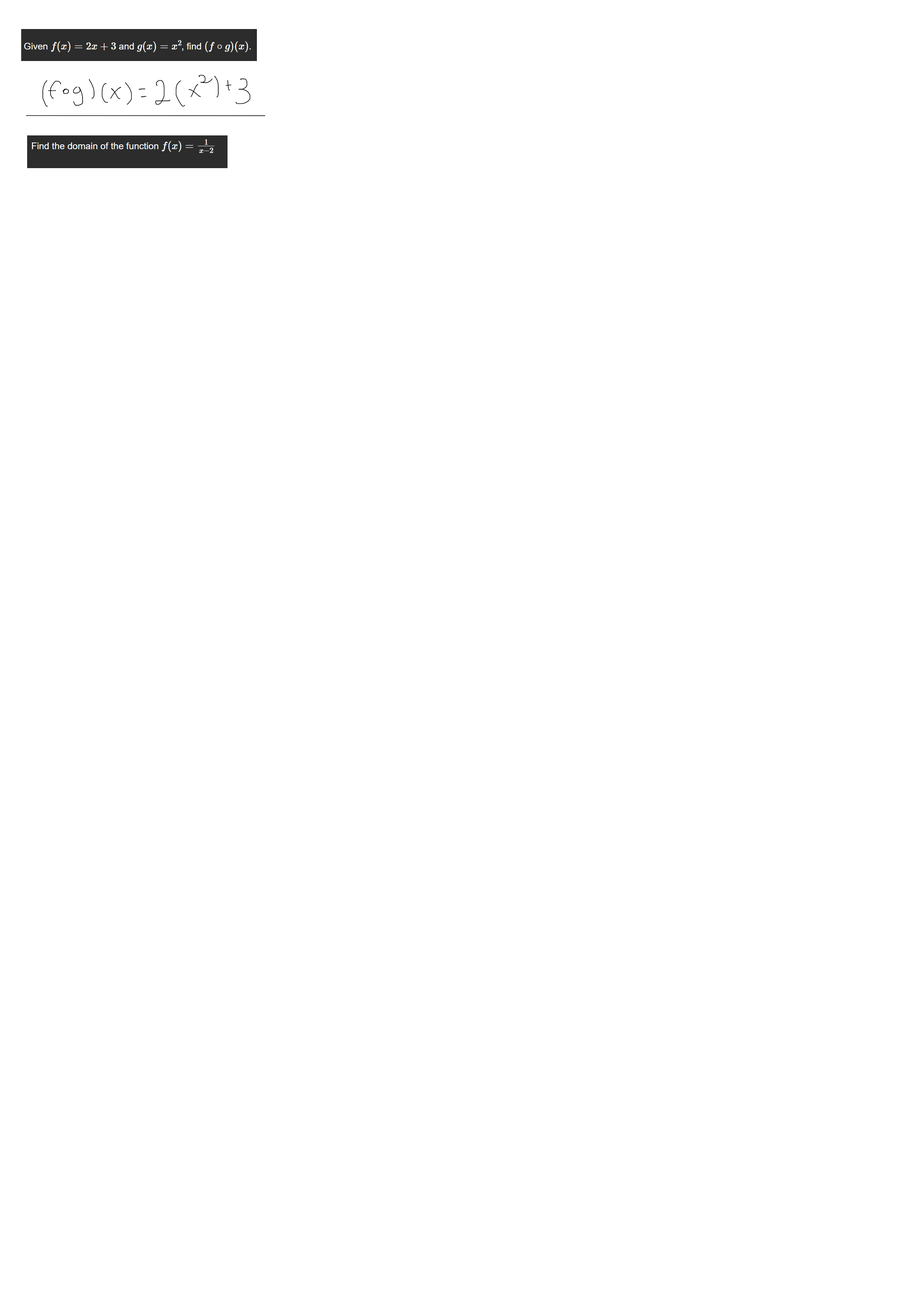
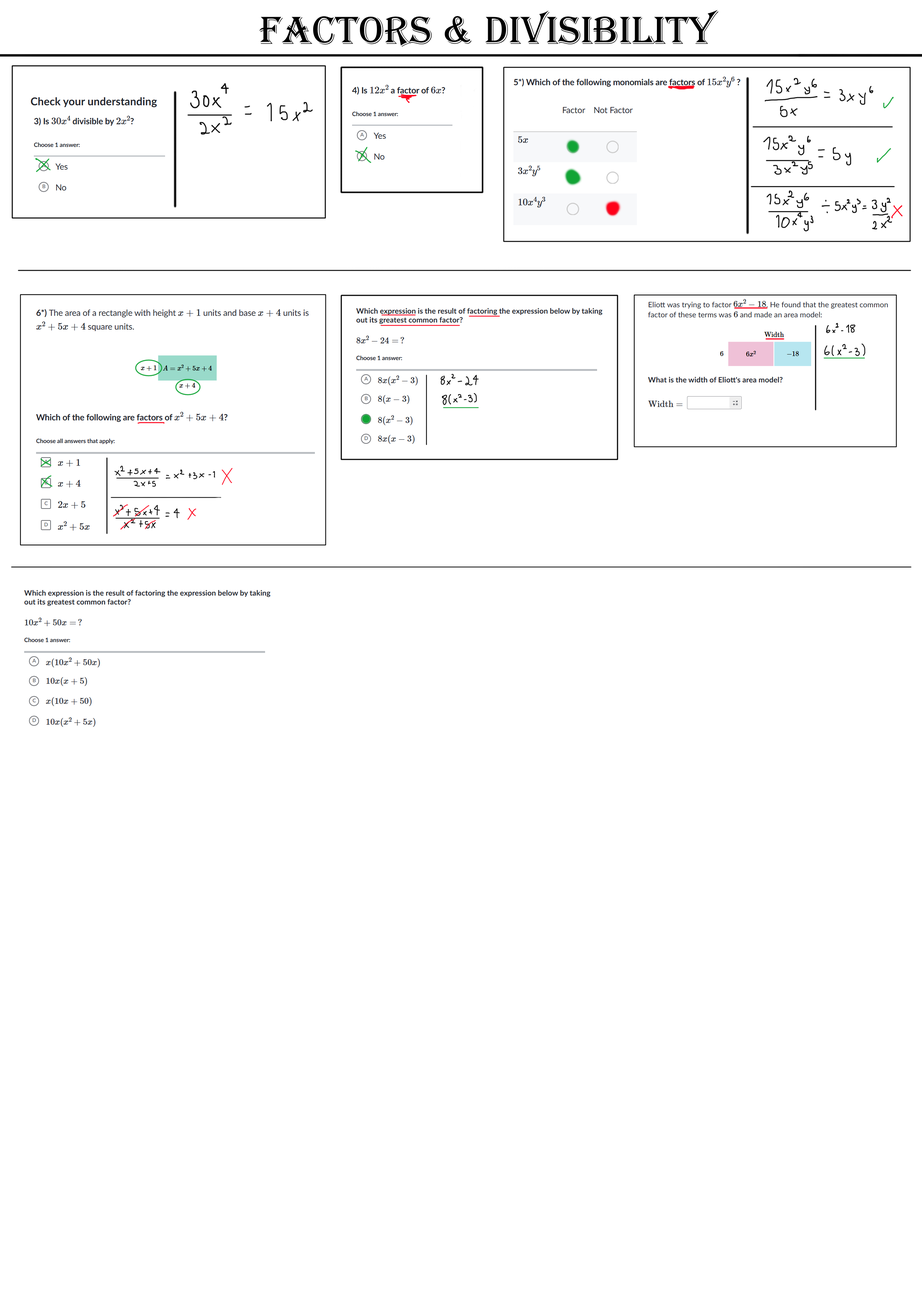
Comparing the layer stacks of the two w=922, h=1305 images. Changes:
added layer "Paint Layer 7 (pasted)" above "Paint Layer 6" over box(23, 589, 271, 727)
added layer "Paint Layer 6" above "Paint Layer 6 (pasted)" over box(10, 293, 912, 568)
added layer "Paint Layer 6 (pasted)" (1st of 2) above "Paint Layer 6 (pasted) Merged" over box(641, 294, 898, 440)
added layer "Paint Layer 6 (pasted) Merged" (1st of 2) above "Paint Layer 6 (pasted)" over box(319, 269, 653, 498)
added layer "Paint Layer 6 (pasted)" (2nd of 2) above "Paint Layer 6 (pasted) Merged" over box(10, 293, 357, 568)
added layer "Paint Layer 6 (pasted) Merged" (2nd of 2) above "Paint Layer 5" over box(0, 23, 922, 596)
added layer "Paint Layer 4" above "Paint Layer 4 (pasted)" over box(166, 71, 327, 215)
added layer "Paint Layer 4 (pasted)" above "Paint Layer 2" over box(13, 65, 181, 205)
painted on "Paint Layer 2" over box(70, 45, 880, 498)
removed layer "Paint Layer 2 (pasted)" (1st of 2) over box(27, 118, 233, 190)
removed layer "Paint Layer 2 (pasted)" (2nd of 2) over box(11, 16, 273, 131)
added layer "Paint Layer 3" above "Vector Layer 1" over box(0, 47, 922, 143)
